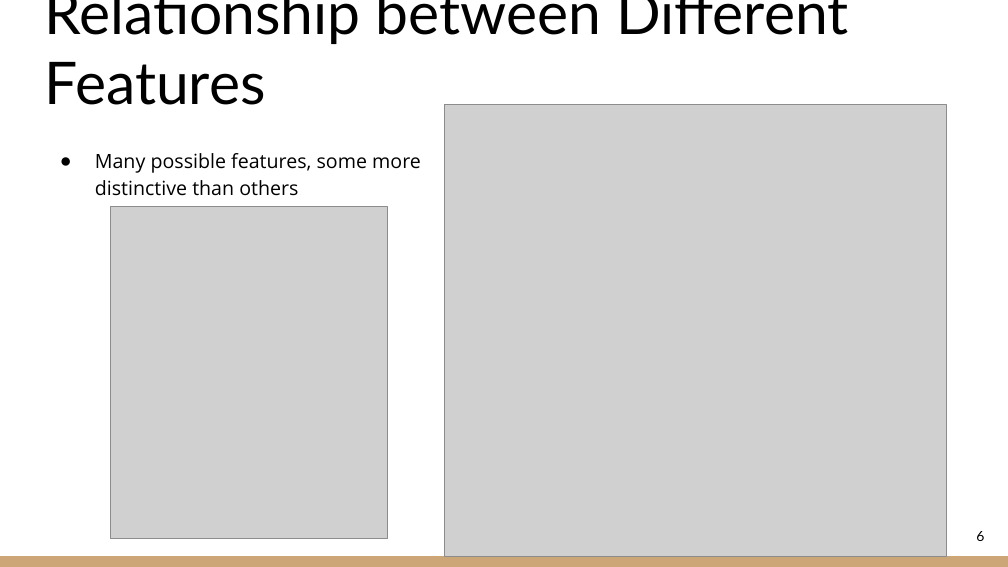
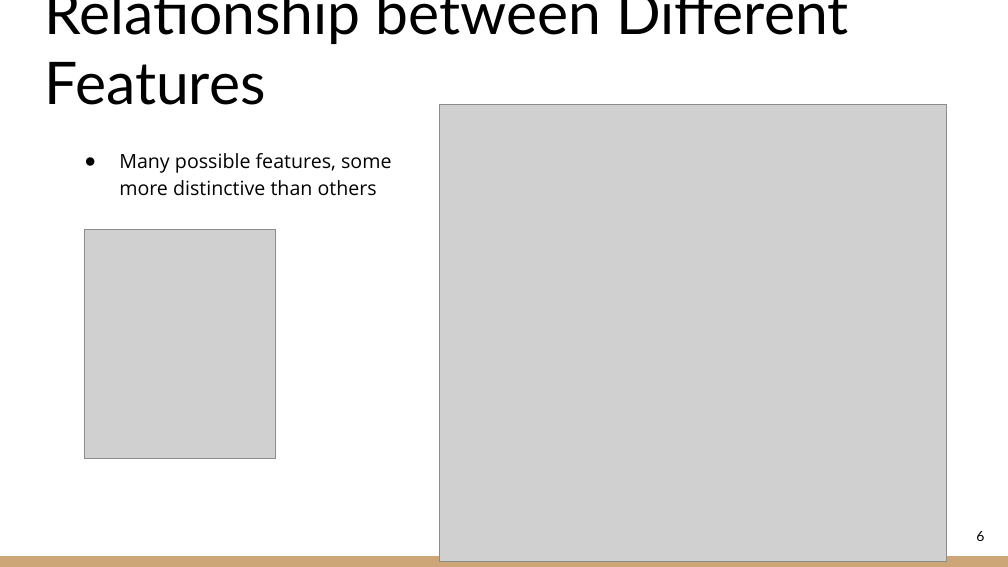
Before and after one commit to UnayShah/ECE143-Group19-Smoker-Health-Analysis, a slide deck: slide 6 of ECE143 Group 19 Slides.pptx. Drawn at 1008x567 pixels with LibreOffice and Linux fonts; fonts in the diff are those of the drawing; grey boxes stand for pictures. Boxes give left, top, right and bottom in pixels: in the first picture for what was removed or moved away, otherwise in the second. Text is boxed around its words. In the diff, an @@ line names an element or a change of style, - is before the commit and + after.

```diff
--- a/ECE143 Group 19 Slides.pptx
+++ b/ECE143 Group 19 Slides.pptx
@@ picture: place and size @@
-picture at [445, 105, 948, 556]
+picture at [439, 105, 948, 561]
@@ text "Many possible features, some more ..." rewrapped from [95, 153, 421, 196] to [119, 153, 391, 196] @@
@@ picture: place and size @@
-picture at [111, 207, 388, 538]
+picture at [85, 230, 275, 459]
```
Also in this commit, not shown: 3 other slides changed, 1 slide removed, 1 other file.
